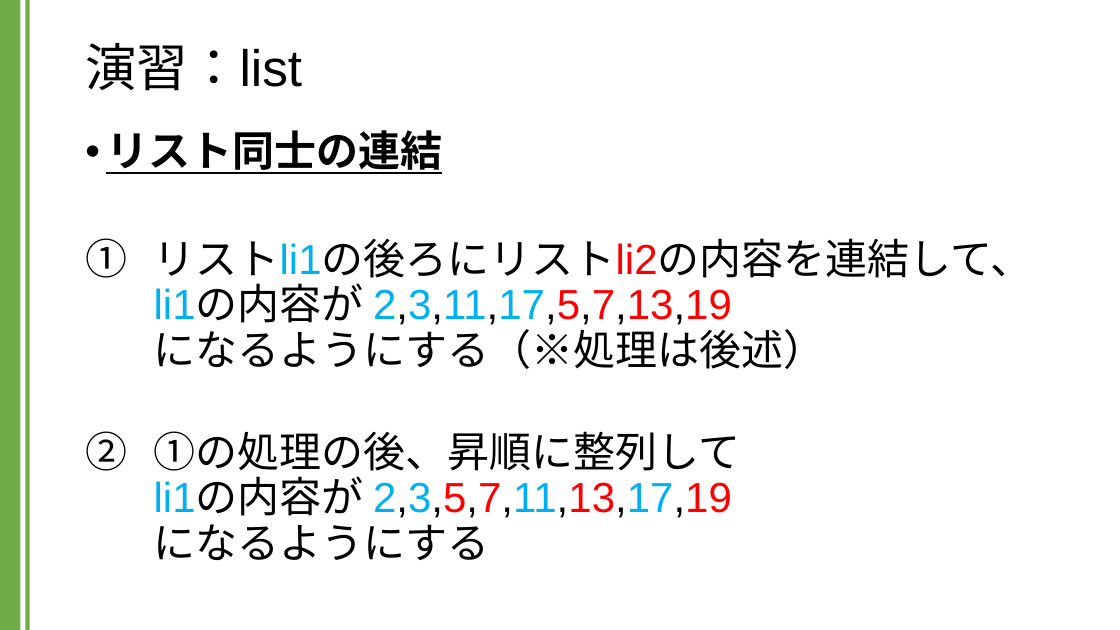
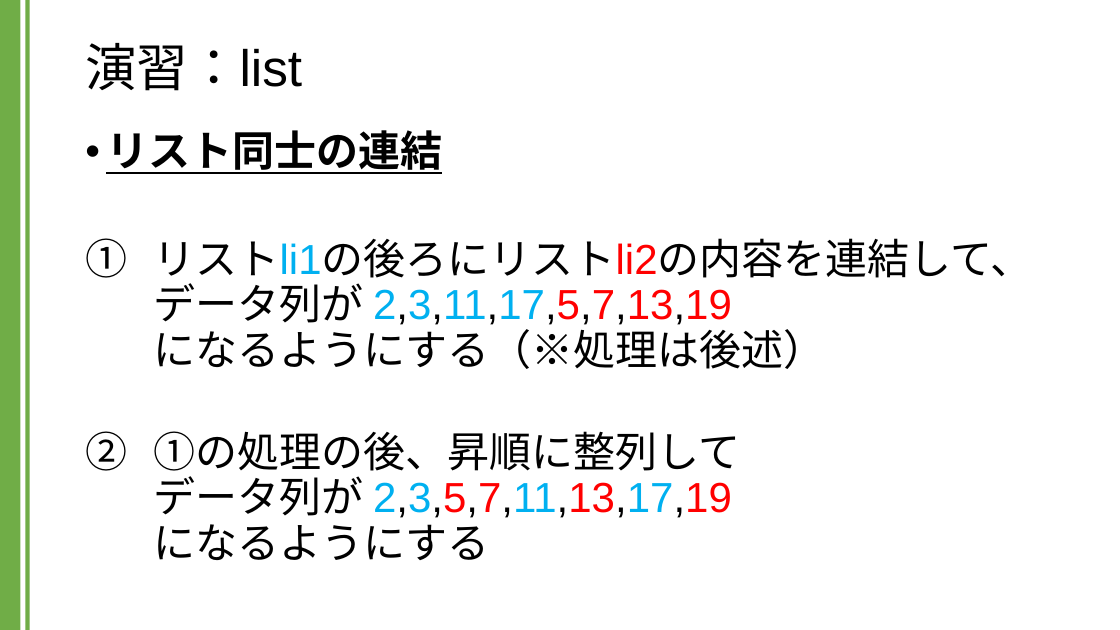
Before and after one commit to kic-murata/cpp2024, a slide deck: slide 3 of 授業資料/演習課題：list.pptx. Drawn at 1120x630 pixels with LibreOffice and Linux fonts; fonts in the diff are those of the drawing. Boxes give left, top, right and bottom in pixels: in the first picture for what was removed or moved away, otherwise in the second. Text is boxed around its words. In the diff, an @@ line names an element or a change of style, - is before the commit and + after.

Commit message:
講義資料

```diff
--- a/授業資料/演習課題：list.pptx
+++ b/授業資料/演習課題：list.pptx
@@ text at (154,238,1033,560): text changed @@
-1. リストli1の後ろにリストli2の内容を連結して、
-   li1の内容が 2,3,11,17,5,7,13,19
-   になるようにする（※処理は後述）
-2. ①の処理の後、昇順に整列して
-   li1の内容が 2,3,5,7,11,13,17,19
-   になるようにする
+1. リストli1の後ろにリストli2の内容を連結して、
+   データ列が 2,3,11,17,5,7,13,19
+   になるようにする（※処理は後述）
+2. ①の処理の後、昇順に整列して
+   データ列が 2,3,5,7,11,13,17,19
+   になるようにする
```
